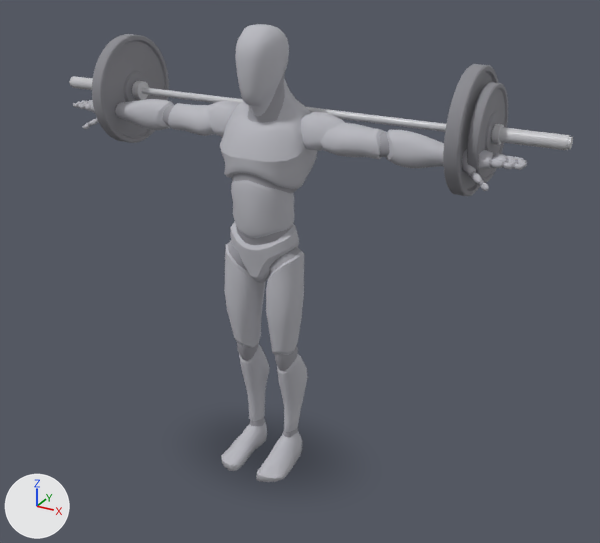
A saved change to the glTF model app/src/main/assets/mannequins/back_squat_high_bar.glb.
Rendered twice from a 50 mm lens placed at (1.59, -2.62, 2.21), pointed at (0.13, 0.05, 0.88). Arrows for +X, +Y and +Z are at lower left; the lights stay in place. The picture after the commit comes second. Where no turn or scale is listed for an object, it has been applied to the vertices.

The first picture shows 'barbell_0', 'barbell_1', 'barbell_10', 'barbell_11', 'barbell_12', 'barbell_2', 'barbell_4', 'barbell_8', 'barbell_9', 'body', 'body_1'.
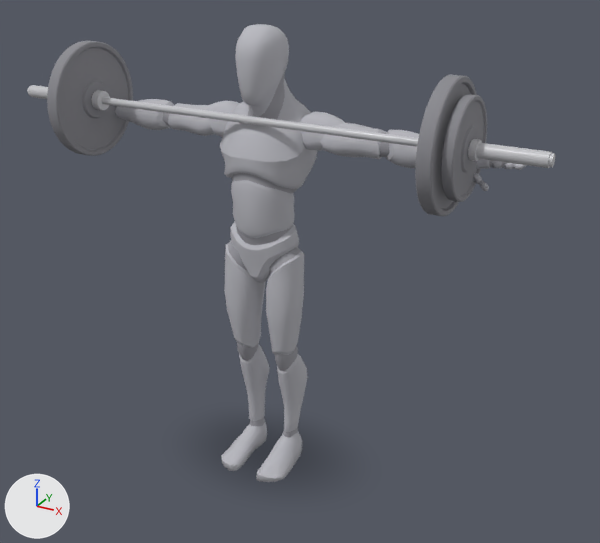
ob_barbell is not drawn itself; it is the parent of ob_barbell_4, ob_barbell_5, ob_barbell_10, ob_barbell_11.

What differs and where, as boxes [x1, y1, x2, y2] in the pictures (600 x 543 px):
'barbell_4', moved
    before: [92, 34, 169, 143]
    after: [47, 41, 133, 156]
'barbell_10', moved
    before: [443, 64, 498, 196]
    after: [415, 75, 477, 216]
'barbell_11', moved
    before: [467, 82, 508, 183]
    after: [441, 94, 487, 202]
'barbell_0', moved
    before: [141, 87, 446, 132]
    after: [101, 97, 418, 147]
'barbell_8', moved
    before: [491, 127, 570, 150]
    after: [468, 143, 552, 168]
'barbell_1', moved
    before: [132, 81, 149, 100]
    after: [91, 90, 110, 110]
'barbell_2', moved
    before: [71, 76, 93, 90]
    after: [28, 85, 48, 99]
'barbell_12', moved
    before: [492, 124, 504, 145]
    after: [468, 139, 482, 161]
'barbell_9', moved
    before: [567, 136, 573, 150]
    after: [548, 153, 555, 167]

The change, as a diff of the scene's bpy script:
```diff
--- a/app/src/main/assets/mannequins/back_squat_high_bar.glb.py
+++ b/app/src/main/assets/mannequins/back_squat_high_bar.glb.py
@@ ob_barbell @@
 ob_barbell.parent = ob_kit
-ob_barbell.location = (0.0, 0.164, 1.499)
+ob_barbell.location = (0.0, -0.0853, 1.503)
@@ ob_barbell_0 @@
 ob_barbell_0 = bpy.data.objects.new('barbell_0', me_mesh_2)
-ob_barbell_0.location = (0.0, 0.164, 1.499)
+ob_barbell_0.location = (0.0, -0.085, 1.503)
@@ ob_barbell_1 @@
 ob_barbell_1 = bpy.data.objects.new('barbell_1', me_mesh_3)
-ob_barbell_1.location = (0.0, 0.164, 1.499)
+ob_barbell_1.location = (0.0, -0.085, 1.503)
@@ ob_barbell_2 @@
 ob_barbell_2 = bpy.data.objects.new('barbell_2', me_mesh_4)
-ob_barbell_2.location = (0.0, 0.164, 1.499)
+ob_barbell_2.location = (0.0, -0.085, 1.503)
@@ ob_barbell_8 @@
 ob_barbell_8 = bpy.data.objects.new('barbell_8', me_mesh_10)
-ob_barbell_8.location = (0.0, 0.164, 1.499)
+ob_barbell_8.location = (0.0, -0.085, 1.503)
@@ ob_barbell_9 @@
 ob_barbell_9 = bpy.data.objects.new('barbell_9', me_mesh_11)
-ob_barbell_9.location = (0.0, 0.164, 1.499)
+ob_barbell_9.location = (0.0, -0.085, 1.503)
@@ ob_barbell_12 @@
 ob_barbell_12 = bpy.data.objects.new('barbell_12', me_mesh_12)
-ob_barbell_12.location = (0.0, 0.164, 1.499)
+ob_barbell_12.location = (0.0, -0.085, 1.503)
```
